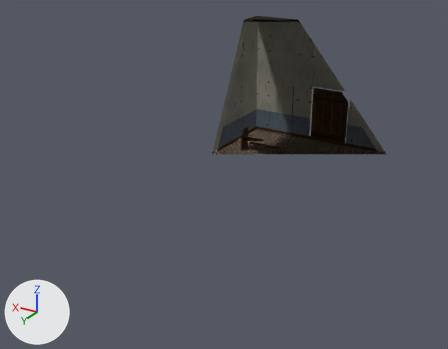
Two versions of the Blender file blender/cenarios/capela.blend, one commit apart.
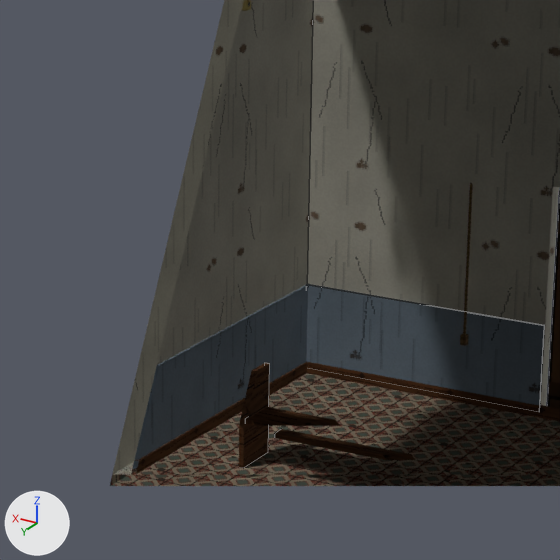
Each version is shown whole from a 50 mm camera at (-9.25, 17.64, 9.38) aimed at (0.67, 1.1, 1.11), then close up on the part from 42% to 70% of the width and 13% to 49% of the height. Arrows for +X, +Y and +Z are at lower left; the lights stay in place. The first two pictures are the older version. The close-ups show mesh edges as thin lines. Everything nearer to the camera than a plane just in front of the edit is cut away.

Objects in the first close-up: 'moveis-col', 'objetos', 'sala-col'.
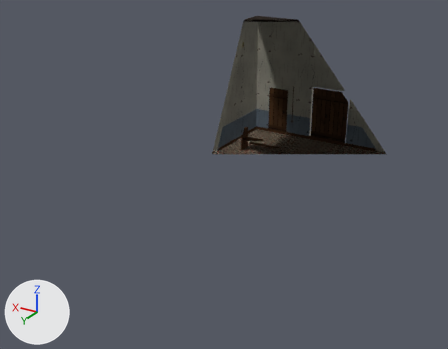
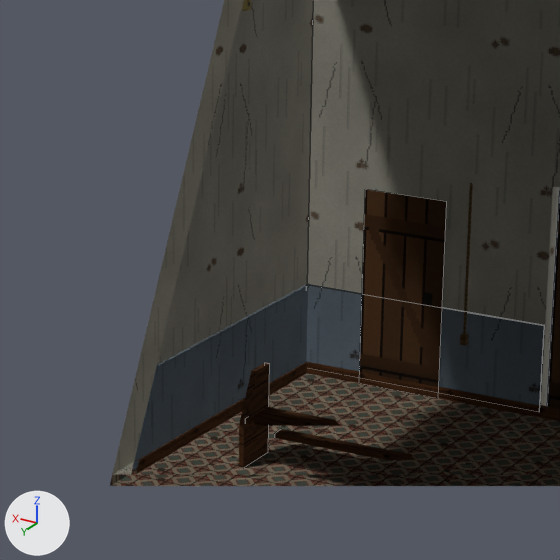
Boxes (x1, y1, x2, y2) around the edits, measured in the close-ups (560 x 560 px):
'porta_torre_folha', added
    after: (360, 189, 447, 387)

The change in detail:
Mesh me_porta_torre_folha is new.
It has 4 vertices, 1 face and spans x 1.95..2.85, y -6.46, z 0.0..2.05.
It uses material mat_door (picture img_door_png).
Object 'porta_torre_folha' (ob_porta_torre_folha) is new; it shows me_porta_torre_folha.
Its location is (0.0, 0.0, 0.0).
